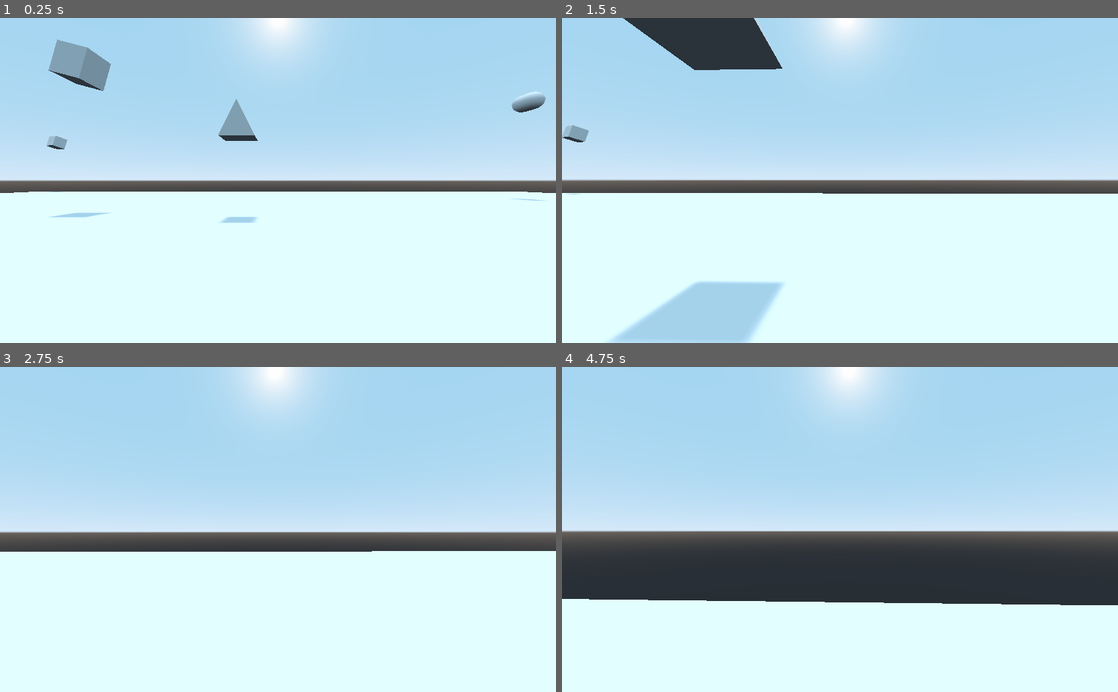
Above: before the commit, frames 1-4 (two rows, left to right).
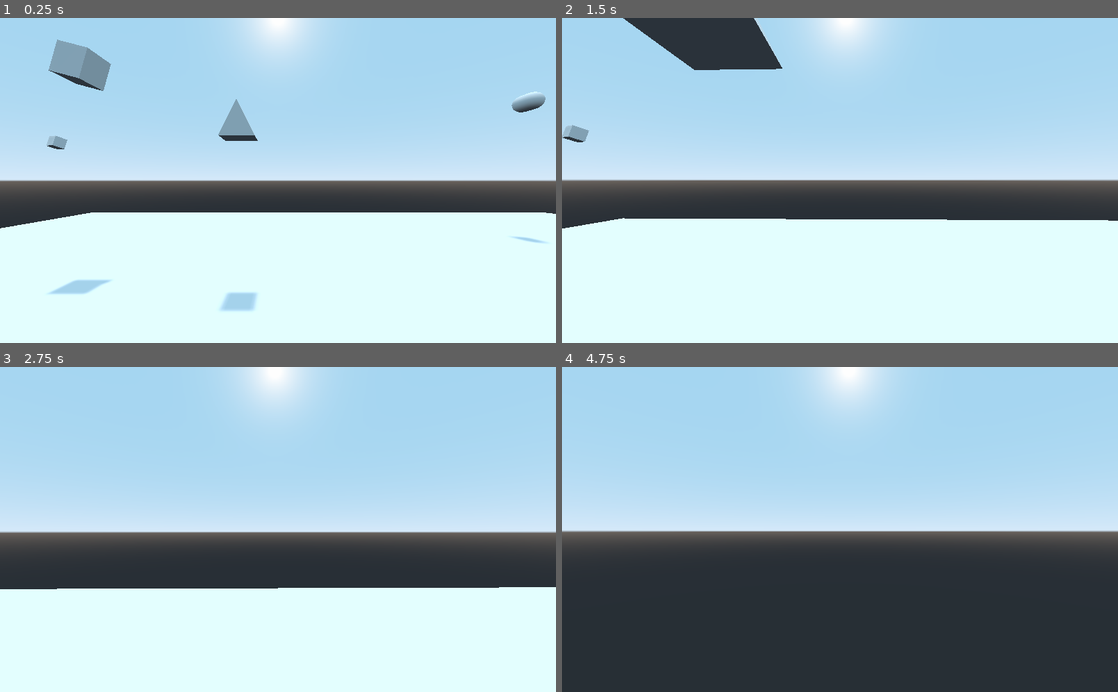
Above: after the commit, the same moments.

Repository: miguel-respaldo/p2022-rv
Game: Godot game, scene res://nivel.tscn
Same seed, same stepped clock (60 frames per second), same inputs: the game is played once before the commit and once after it.
Inputs (mouse positions are in pixels of both pictures, inside the frame that each line leads up to):
- Up to frame 1 (0.25 s): no input
- Up to frame 2 (1.5 s): tap Enter at 0.5 s; move the mouse to (867, 180) at 0.52 s; hold Up (ui_up) from 0.53 s (still down); move the mouse to (812, 180) at 1.27 s
- Up to frame 3 (2.75 s): keep holding Up (ui_up); move the mouse to (289, 523) at 2.02 s
- Up to frame 4 (4.75 s): keep holding Up (ui_up); tap Space at 2.75 s; move the mouse to (834, 536) at 2.77 s; move the mouse to (878, 532) at 3.52 s; move the mouse to (795, 526) at 4.27 s

The runs differ from the first frame. In frame 1, 7.6% of the frame differs, in the area x 0-100%, y 53-91%; in frame 2, 12%; in frame 3, 11%; in frame 4, 28%, in the area x 0-100%, y 71-100%.

Commit message:
Cambios de Luis Montes
Se creo un cubo nuevo y movio a un extremo.

Diff:
--- a/0305/camara-en-primera-persona/nivel.tscn
+++ b/0305/camara-en-primera-persona/nivel.tscn
@@ -18,7 +18,7 @@
 shadow_enabled = true
 
 [node name="StaticBody" parent="." instance=ExtResource( 1 )]
-transform = Transform( 50, 0, 0, 0, 0.1, 0, 0, 0, 50, 0, 0, 0 )
+transform = Transform( 50, 0, 0, 0, 0.1, 0, 0, 0, 50, 8.85506, -4.78325, -1.85993 )
 
 [node name="Cubos" type="Spatial" parent="."]
 
@@ -27,6 +27,9 @@
 
 [node name="cubo2" parent="Cubos" instance=ExtResource( 1 )]
 transform = Transform( 0.593816, 0.146486, 0.791154, -0.25991, 0.965495, 0.016315, -0.761465, -0.215317, 0.611399, -15.1889, 10, 24.7666 )
+
+[node name="cubitoLuisMontes" parent="Cubos" instance=ExtResource( 1 )]
+transform = Transform( 0.593816, 0.146486, 0.791154, -0.25991, 0.965495, 0.016315, -0.761465, -0.215317, 0.611399, 33.553, -22.9901, 18.6754 )
 
 [node name="cubo3" parent="Cubos" instance=ExtResource( 1 )]
 transform = Transform( 0.593816, 0.146486, 0.791154, -0.25991, 0.965495, 0.016315, -0.761465, -0.215317, 0.611399, 17.3798, 10, 24.7666 )
